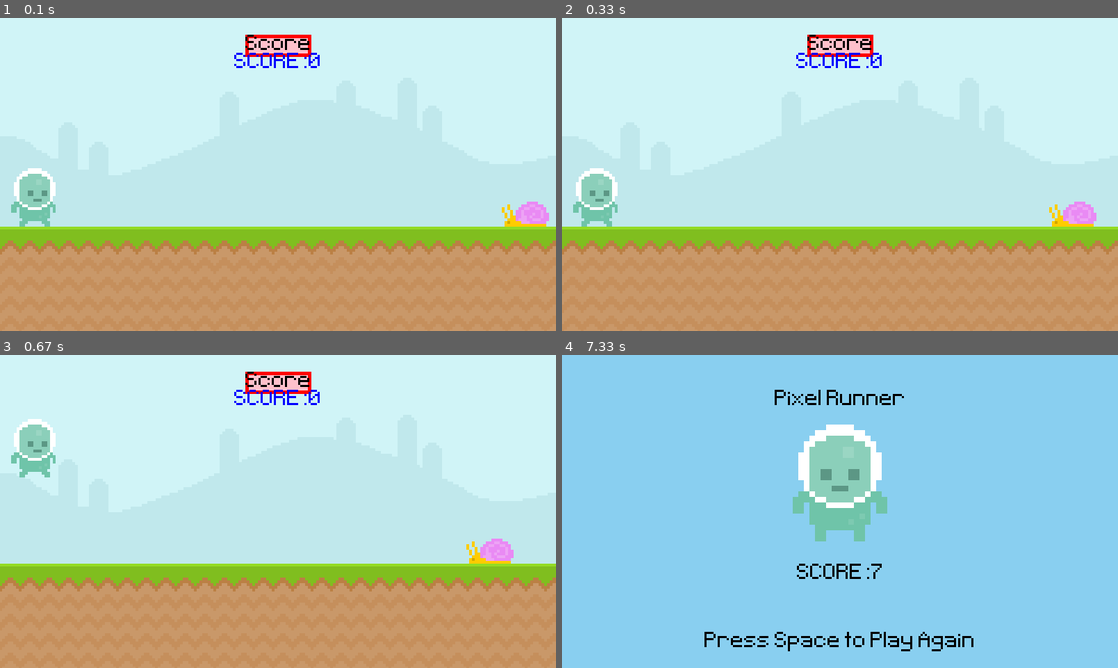
Above: before the commit, frames 1-4 (two rows, left to right).
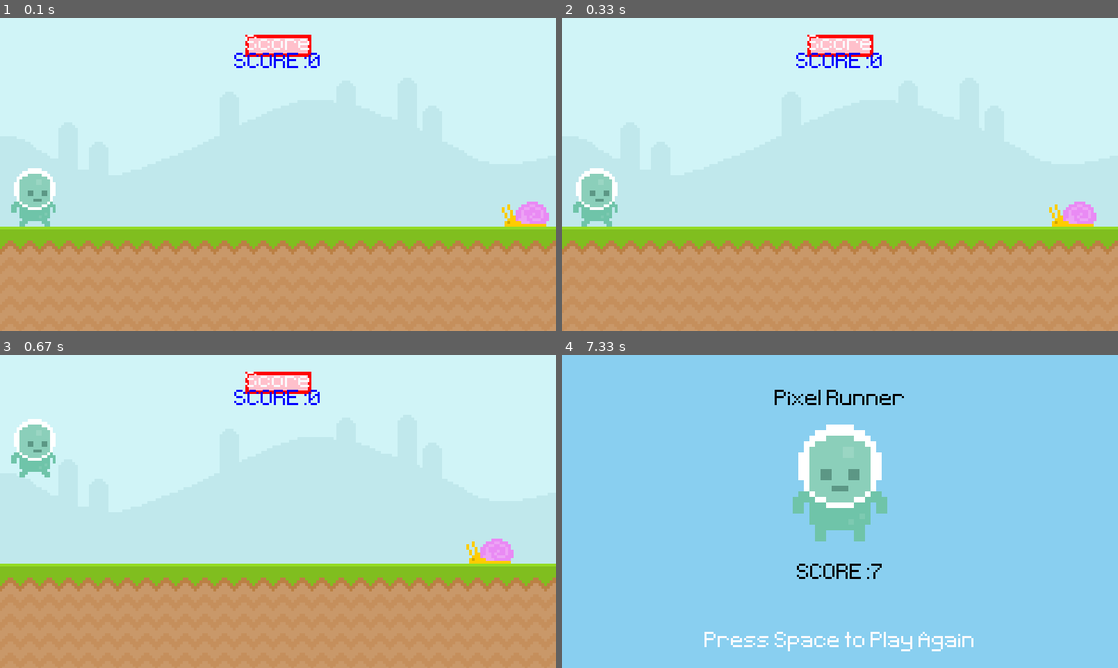
Above: after the commit, the same moments.

Repository: roshanba/pygamebasic
Game: pygame game, started from main.py
Same seed, same stepped clock (60 frames per second), same inputs: the game is played once before the commit and once after it.
Inputs (mouse positions are in pixels of both pictures, inside the frame that each line leads up to):
- Up to frame 1 (0.1 s): no input
- Up to frame 2 (0.33 s): no input
- Up to frame 3 (0.67 s): click (33, 533) at 0.38 s
- Up to frame 4 (7.33 s): click (595, 433) at 0.72 s; tap Space at 1.5, 2.9, 3.2, 4.3, 4.6 s; click (673, 627) at 7.18 s

The runs differ from the first frame. In frame 1, 0.2% of the frame differs, in the area x 44-56%, y 5-11%; in frame 2, 0.2%; in frame 3, 0.2%; in frame 4, 0.7%, in the area x 25-74%, y 88-95%.

Commit message:
Timers concepts in Pygame

Diff:
--- a/main.py
+++ b/main.py
@@ -42,12 +42,12 @@
 startTime=0
 score=0
 
-textSurf=testFont.render('Score',False,'Black')
+textSurf=testFont.render('Score',False,(251, 251, 253))
 textRect=textSurf.get_rect(center=(400,40))
 
 textFont=pygame.font.Font('font/Pixeltype.ttf' ,50)
 
-textplayAgainSurf=textFont.render('Press Space to Play Again',False,'Black')
+textplayAgainSurf=textFont.render('Press Space to Play Again',False,(251, 251, 253))
 textPlayAgainRect=textplayAgainSurf.get_rect(midbottom=(400,430))
 
 
